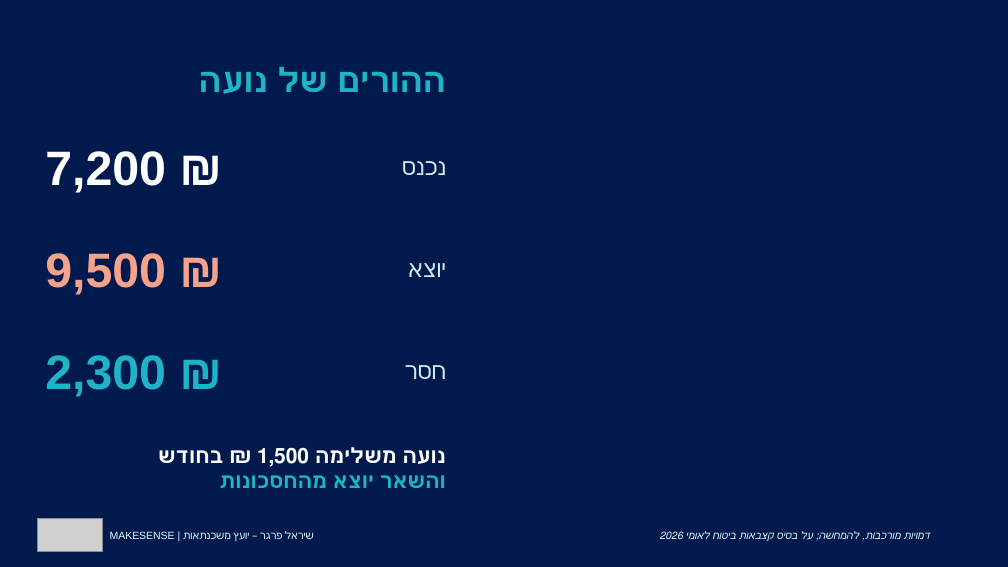
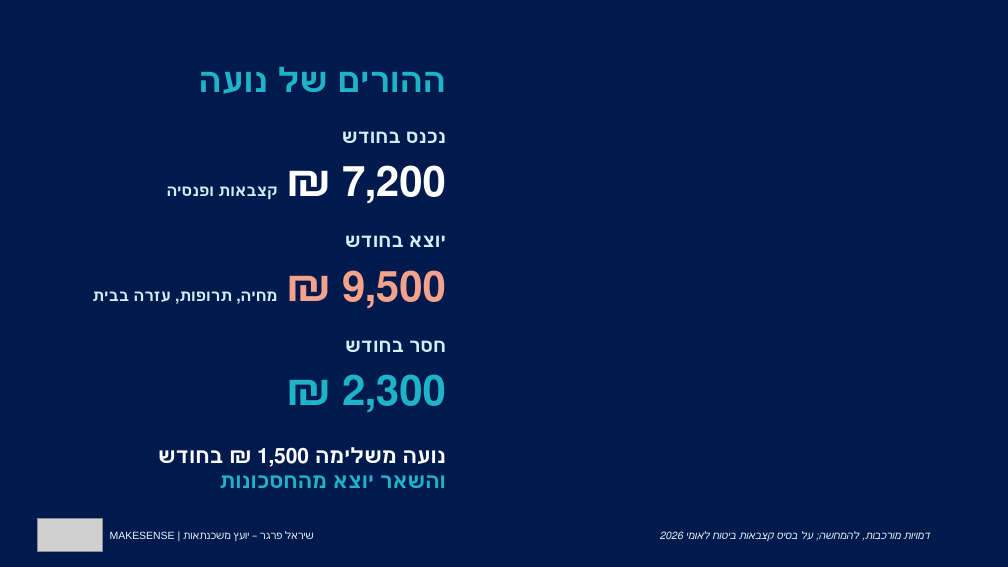
Before and after one commit to spmakesense/makesense-landing, a slide deck: slide 9 of retirement-lecture/ההורים-שלנו-הכסף-שלהם-שיראל-פרגר.pptx. Drawn at 1008x567 pixels with LibreOffice and Linux fonts; fonts in the diff are those of the drawing; grey boxes stand for pictures; background and template pictures are left out. Boxes give left, top, right and bottom in pixels: in the first picture for what was removed or moved away, otherwise in the second. Text is boxed around its words. In the diff, an @@ line names an element or a change of style, - is before the commit and + after.

```diff
--- a/retirement-lecture/ההורים-שלנו-הכסף-שלהם-שיראל-פרגר.pptx
+++ b/retirement-lecture/ההורים-שלנו-הכסף-שלהם-שיראל-פרגר.pptx
@@ text at [345, 131, 446, 247]: text changed; size 22 to 18 pt; bold on @@
-נכנס
+נכנס בחודש
@@ text at [218, 165, 446, 204]: text changed; size 46 to 15 pt; text colour #FFFFFF to #CFEFF5 @@
-7,200 ₪
+7,200 ₪ קצבאות ופנסיה
@@ text at [345, 235, 446, 352]: text changed; size 22 to 18 pt; bold on @@
-יוצא
+יוצא בחודש
@@ text at [237, 270, 446, 308]: text changed; size 46 to 15 pt; text colour #F4A28C to #CFEFF5 @@
-9,500 ₪
+9,500 ₪ מחיה, תרופות, עזרה בבית
@@ text "2,300 ₪": place and size @@
-text "2,300 ₪" at [45, 355, 166, 397]
+text "2,300 ₪" at [342, 374, 446, 412]
@@ text "2,300 ₪" at [342, 374, 446, 412]: size 46 to 40 pt; alignment left to right @@
@@ text at [158, 340, 446, 463]: text changed; size 22 to 18 pt; bold on @@
-חסר
+חסר בחודש
```
Also in this commit, not shown: 20 other slides changed, 2 slides added, 1 slide removed, 2 other files.
